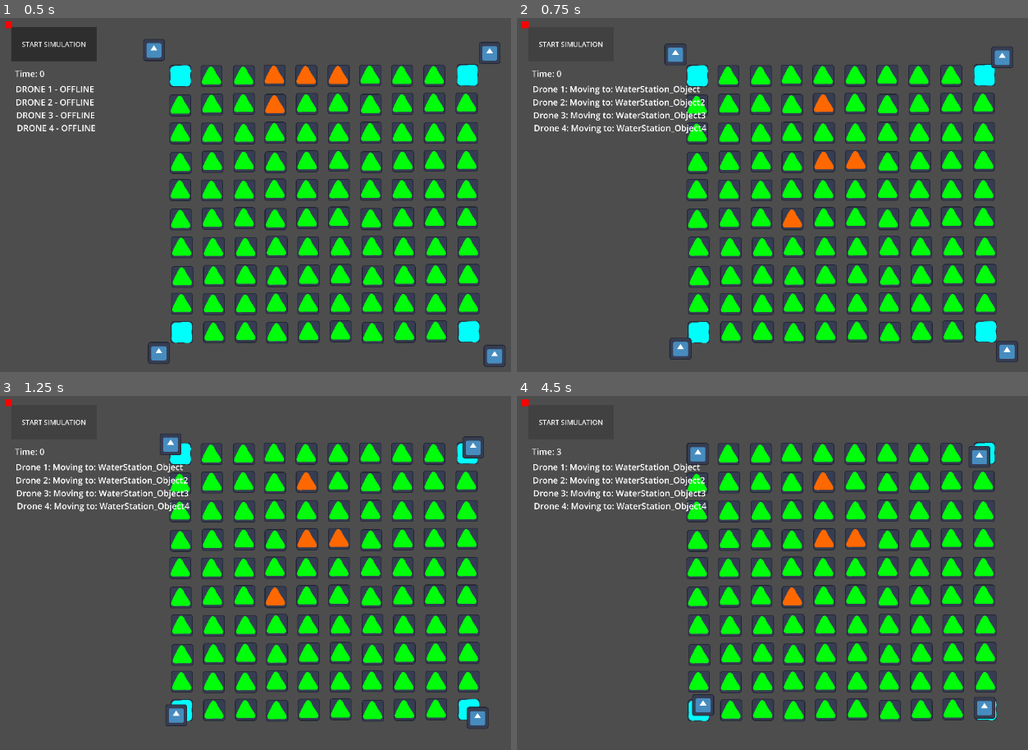
Above: before the commit, frames 1-4 (two rows, left to right).
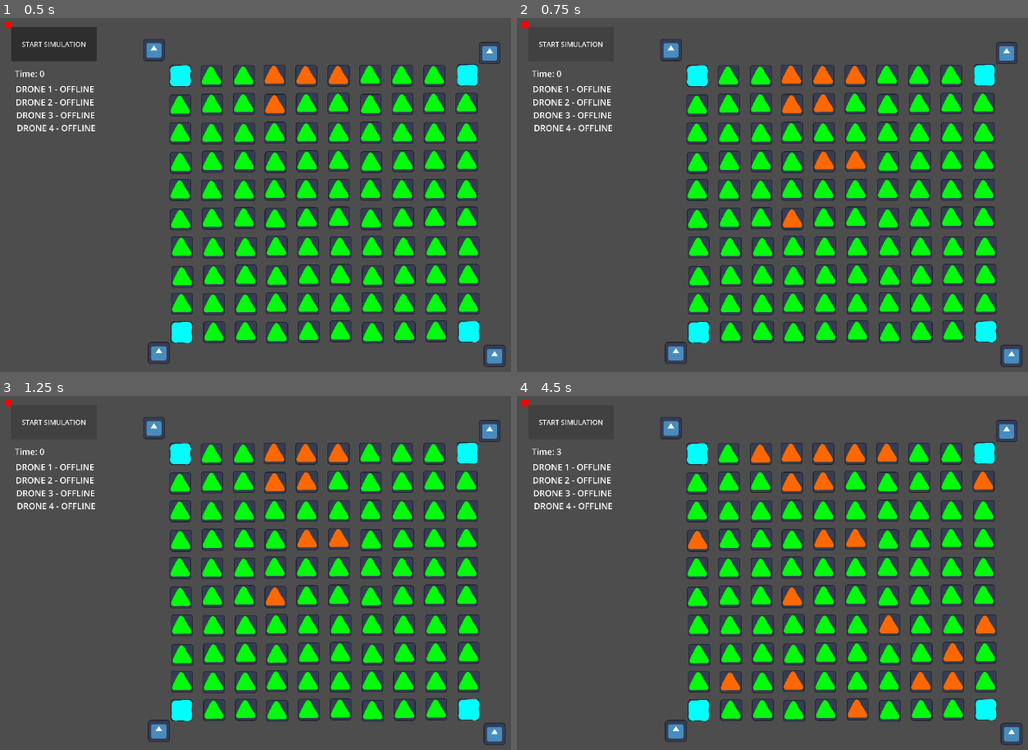
Above: after the commit, the same moments.

Repository: nabgit/Drone-Swarm-Using-GOAP-GA
Game: Godot game, scene res://Levels/main.tscn
The game is run twice, just before and just after one commit, with the same random seed, the same clock (stepped at 60 frames per second) and the same inputs. The engine's default icon, where the game draws it, is replaced by a stand-in: a white triangle on a blue panel in a dark square.
Inputs:
- Up to frame 1 (0.5 s): no input
- Up to frame 2 (0.75 s): click "START SIMULATION" at 0.5 s
- Up to frame 3 (1.25 s): no input
- Up to frame 4 (4.5 s): click "START SIMULATION" at 1.25 s; click "START SIMULATION" at 2 s; tap Enter at 2.75 s

Frame 1 is identical in both runs. In frame 2, 2.8% of the frame differs, in the area x 4-99%, y 6-99%; in frame 3, 3.4%; in frame 4, 5.2%.
Error after the commit: Parse Error: Cannot infer the type of "n" variable because the value doesn't have a set type. (res://grid_manager.gd:74)

Commit message:
Rewrite game manager

Diff:
--- a/Objects/water_station_object.gd
+++ b/Objects/water_station_object.gd
@@ -1,4 +1,6 @@
 extends Node2D
+
+var grid_coord: Vector2i = Vector2i(-1, -1)
 
 func animate_smart_object(action_type: String, data: Array) -> bool:
 	print("Object ", name, " starting action: ", action_type, " with data: ", data)
--- a/game_manager.gd
+++ b/game_manager.gd
@@ -1,17 +1,21 @@
 extends Node
 
-const ROUND_DURATION := 45.0
+const ROUND_DURATION_TICKS := 600  # 10 minutes max per round
 const NUM_FIRES_PER_ROUND := 4
-const NUM_GENERATIONS := 10
+const NUM_GENERATIONS := 100
+const TICK_INTERVAL := 1.0  # 1 second per tick
 
 var generation := 0
-var round_timer := 0.0
+var tick_count := 0
+var tick_accumulator := 0.0
 var round_active := false
+var drones_deployed := false
 
 var drones: Array = []
-var drone_start_positions: Array = []
+var drone_home_stations: Array = []  # Nearest water station per drone
 
 @onready var timer_label = $"../CanvasLayer_UI/Control/Label-Timer"
+@onready var grid_manager: GridManager = $"../GridManager"
 
 # Seed parents for generation 0.
 var alpha_parent := {
@@ -26,15 +30,29 @@
 
 func _ready():
 	drones = get_tree().get_nodes_in_group("drones")
+	var water_stations = get_tree().get_nodes_in_group("water_station")
+	var forests = get_tree().get_nodes_in_group("forest")
+
+	# Initialize the grid from scene nodes.
+	grid_manager.initialize(forests, water_stations)
+
+	# Assign each drone to its nearest water station as home base.
 	for drone in drones:
-		drone_start_positions.append(drone.global_position)
+		var best_ws = null
+		var best_dist := INF
+		for ws in water_stations:
+			var d = drone.global_position.distance_to(ws.global_position)
+			if d < best_dist:
+				best_dist = d
+				best_ws = ws
+		drone_home_stations.append(best_ws)
 
 
 func start_simulation():
 	if round_active:
 		return
 	generation = 0
-	print("=== Starting evolutionary run (%d generations, %.0fs rounds) ===" % [NUM_GENERATIONS, ROUND_DURATION])
+	print("=== Starting evolutionary run (%d generations, %d tick rounds) ===" % [NUM_GENERATIONS, ROUND_DURATION_TICKS])
 	_start_generation_zero()
 
 
@@ -47,13 +65,17 @@
 	_reset_world()
 	_ignite_fires()
 
+	# Place drones at home water stations and initialize GOAP, but do NOT start yet.
 	for i in range(drones.size()):
+		var home_ws = drone_home_stations[i]
+		drones[i].global_position = home_ws.global_position
 		drones[i].reset_for_round()
 		drones[i].initialize_goap(weight_sets[i])
-		drones[i].start_simulation()
 
-	round_timer = 0.0
+	tick_count = 0
+	tick_accumulator = 0.0
 	round_active = true
+	drones_deployed = false
 	print("--- Generation %d started ---" % generation)
 
 
@@ -61,17 +83,61 @@
 	if not round_active:
 		return
 
-	round_timer += delta
+	tick_accumulator += delta
 
-	# End the round when all fires are out or time runs out.
-	var all_out := true
-	for f in get_tree().get_nodes_in_group("forest"):
-		if f.get("is_on_fire"):
-			all_out = false
-			break
+	# Execute discrete ticks.
+	while tick_accumulator >= TICK_INTERVAL:
+		tick_accumulator -= TICK_INTERVAL
+		_execute_tick()
+		if not round_active:
+			return
 
-	if all_out or round_timer >= ROUND_DURATION:
+	# Between ticks: interpolate drone positions for smooth visuals.
+	if drones_deployed:
+		var fraction := tick_accumulator / TICK_INTERVAL
+		for drone in drones:
+			if drone.has_method("interpolate_position"):
+				drone.interpolate_position(fraction)
+
+
+func _execute_tick():
+	tick_count += 1
+
+	# Update timer display.
+	timer_label.text = "Time: " + str(tick_count)
+
+	# 1) Tick fire spread and death.
+	grid_manager.tick_fire()
+
+	# 2) Check deployment threshold — deploy drones once 10% is burning.
+	if not drones_deployed and grid_manager.should_deploy_drones():
+		_deploy_drones()
+
+	# 3) Tick all active drones.
+	if drones_deployed:
+		for drone in drones:
+			if drone.has_method("tick"):
+				drone.tick()
+
+	# 4) Tick cooperative extinguishing on burning cells.
+	for cell in grid_manager.get_burning_cells():
+		if cell.has_method("tick_extinguish"):
+			cell.tick_extinguish()
+
+	# 5) Check round end: all fires out (and no burning) or timeout.
+	var burning = grid_manager.get_burning_cells()
+	if burning.is_empty() and drones_deployed:
 		_end_round()
+	elif tick_count >= ROUND_DURATION_TICKS:
+		_end_round()
+
+
+func _deploy_drones():
+	drones_deployed = true
+	for drone in drones:
+		drone.has_water = true
+		drone.start_simulation()
+	print("  Drones deployed at tick %d" % tick_count)
 
 
 func _end_round():
@@ -104,14 +170,13 @@
 
 
 func _reset_world():
-	# Return drones to starting positions.
+	# Reset all forest cells via GridManager.
+	grid_manager.reset()
+
+	# Return drones to home water stations.
 	for i in range(drones.size()):
-		drones[i].global_position = drone_start_positions[i]
-
-	# Extinguish all fires and reset burn timers.
-	for f in get_tree().get_nodes_in_group("forest"):
-		f.is_on_fire = false
-		f.burn_timer = 0.0
+		var home_ws = drone_home_stations[i]
+		drones[i].global_position = home_ws.global_position
 
 
 func _ignite_fires():
